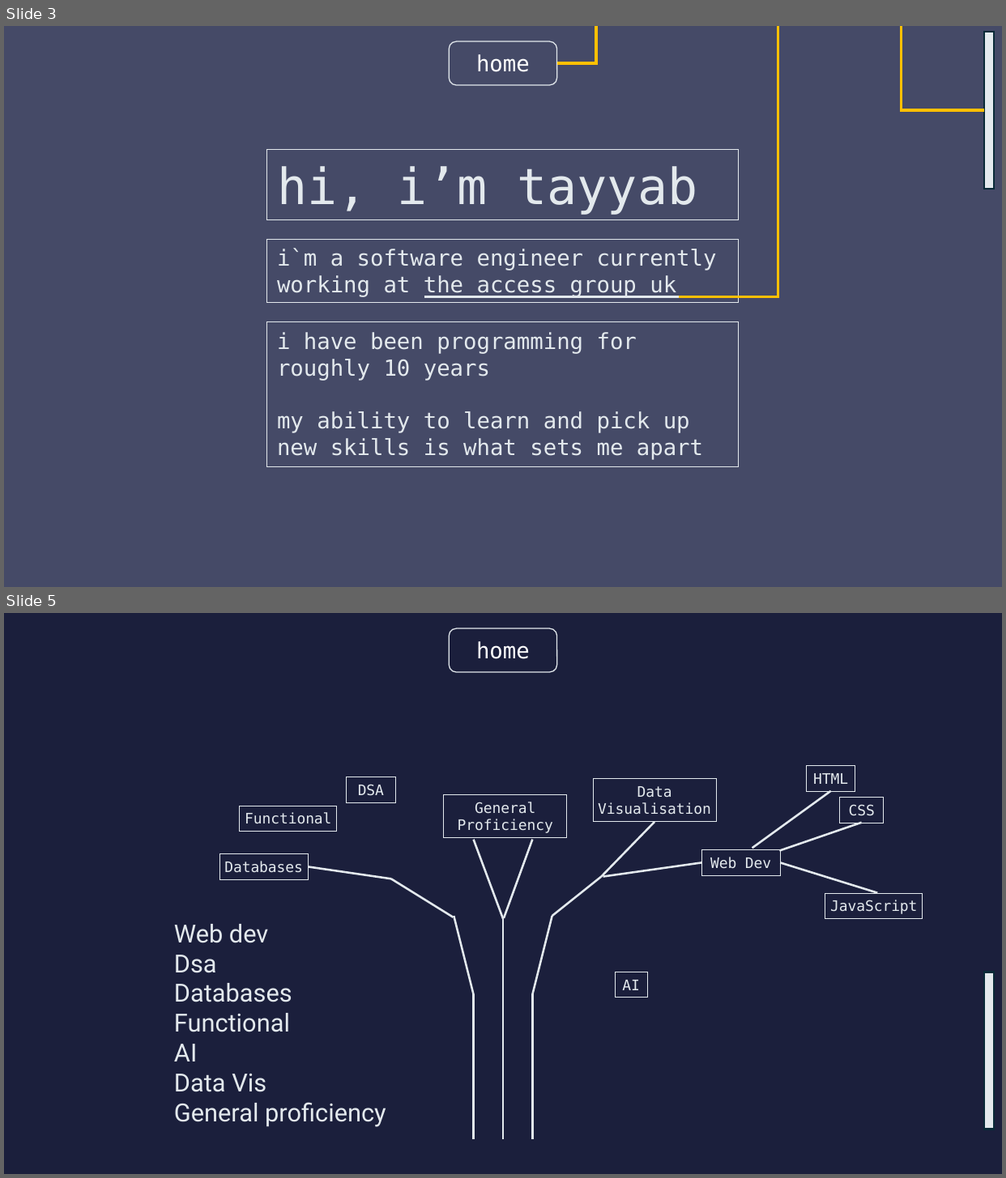
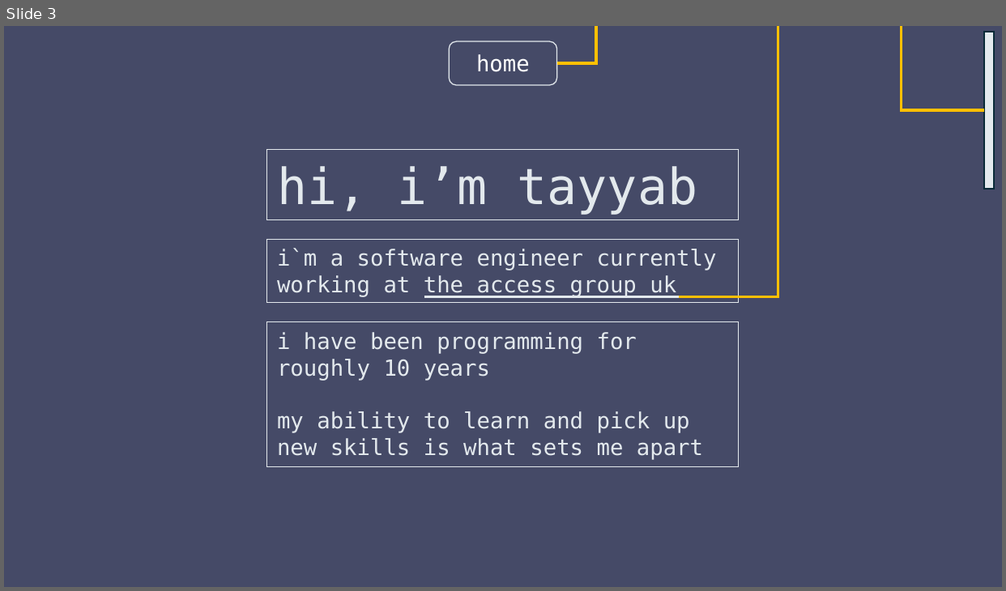
Before and after one commit to tayyab-07/Codecademy-Full-Stack, a slide deck: Portfolio-Project-Personal-Portfolio-Website/Wireframes.pptx. Shown one above the other, each under a label of ours: slides 3 and 5 before the commit, slide 3 after it; the slides between them are not shown. The pictures are 1006x1178 and 1006x591 pixels, drawn with LibreOffice and Linux fonts; fonts in the diff are those of the drawing; background and template pictures are left out; a plain dark background stands for a picture behind light text. Boxes give left, top, right and bottom in pixels: in the first picture for what was removed or moved away, otherwise in the second. Text is boxed around its words. In the diff, an @@ line names an element or a change of style, - is before the commit and + after.

```diff
--- a/Portfolio-Project-Personal-Portfolio-Website/Wireframes.pptx
+++ b/Portfolio-Project-Personal-Portfolio-Website/Wireframes.pptx
@@ slide 5 removed at (x1=4, y1=613, x2=1002, y2=1174), background picture (left out) @@
@@ rectangle removed at (x1=4, y1=613, x2=1002, y2=1174) @@
@@ rounded rectangle removed at (x1=449, y1=628, x2=557, y2=672) @@
-home
@@ rectangle removed at (x1=347, y1=777, x2=395, y2=803) @@
-DSA
@@ rectangle removed at (x1=593, y1=779, x2=715, y2=821) @@
-Data Visualisation
@@ rectangle removed at (x1=807, y1=765, x2=855, y2=792) @@
-HTML
@@ rectangle removed at (x1=240, y1=806, x2=337, y2=832) @@
-Functional
@@ rectangle removed at (x1=444, y1=794, x2=567, y2=837) @@
-General Proficiency
@@ line removed from (830, 790) to (752, 849) @@
@@ rectangle removed at (x1=839, y1=798, x2=883, y2=824) @@
-CSS
@@ line removed from (654, 821) to (601, 876) @@
@@ line removed from (861, 823) to (779, 850) @@
@@ rectangle removed at (x1=219, y1=854, x2=309, y2=880) @@
-Databases
@@ line removed from (473, 840) to (503, 918) @@
@@ line removed from (533, 840) to (504, 918) @@
@@ rectangle removed at (x1=701, y1=850, x2=780, y2=876) @@
-Web Dev
@@ line removed from (309, 867) to (391, 879) @@
@@ line removed from (391, 879) to (453, 918) @@
@@ line removed from (601, 876) to (552, 917) @@
@@ line removed from (701, 862) to (603, 876) @@
@@ line removed from (877, 893) to (780, 862) @@
@@ rectangle removed at (x1=825, y1=893, x2=923, y2=919) @@
-JavaScript
@@ text removed at (x1=174, y1=924, x2=386, y2=1127) @@
-Web dev
-Dsa
-Databases
-Functional
-AI
-Data Vis
-General proficiency
@@ line removed from (473, 995) to (454, 917) @@
@@ line removed from (503, 1139) to (503, 918) @@
@@ line removed from (533, 995) to (552, 917) @@
@@ rectangle removed at (x1=615, y1=973, x2=648, y2=999) @@
-AI
@@ rectangle removed at (x1=984, y1=973, x2=994, y2=1129) @@
@@ line removed from (473, 1139) to (473, 995) @@
@@ line removed from (533, 1139) to (533, 995) @@
```
Also in this commit, not shown: 1 slide changed, 6 slides added, 10 other files.
